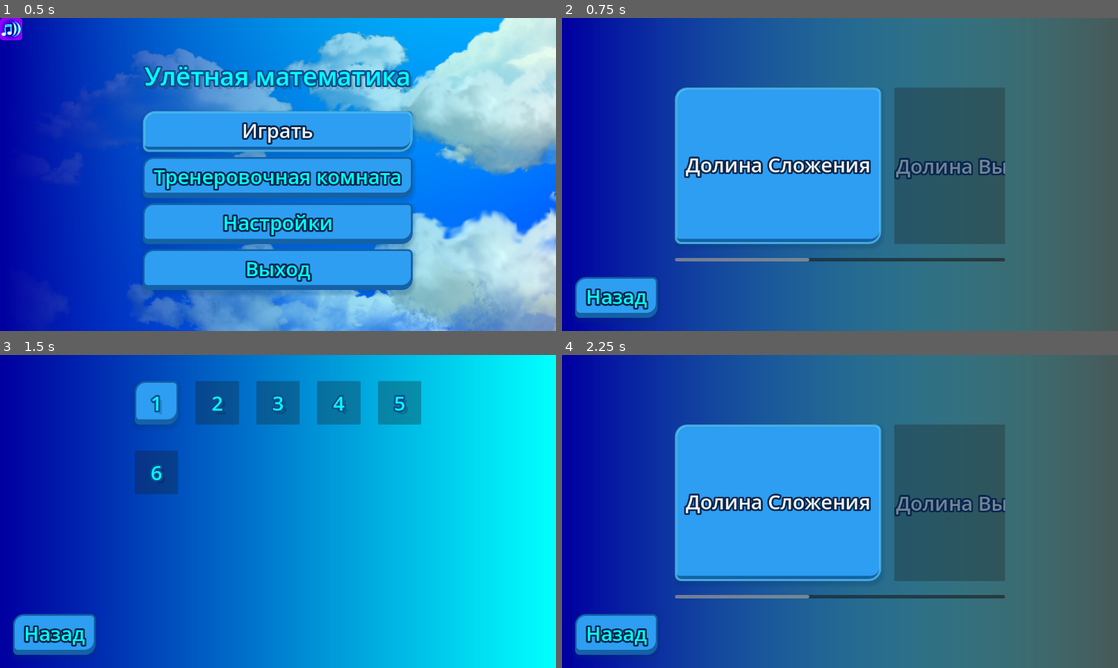
Above: before the commit, frames 1-4 (two rows, left to right).
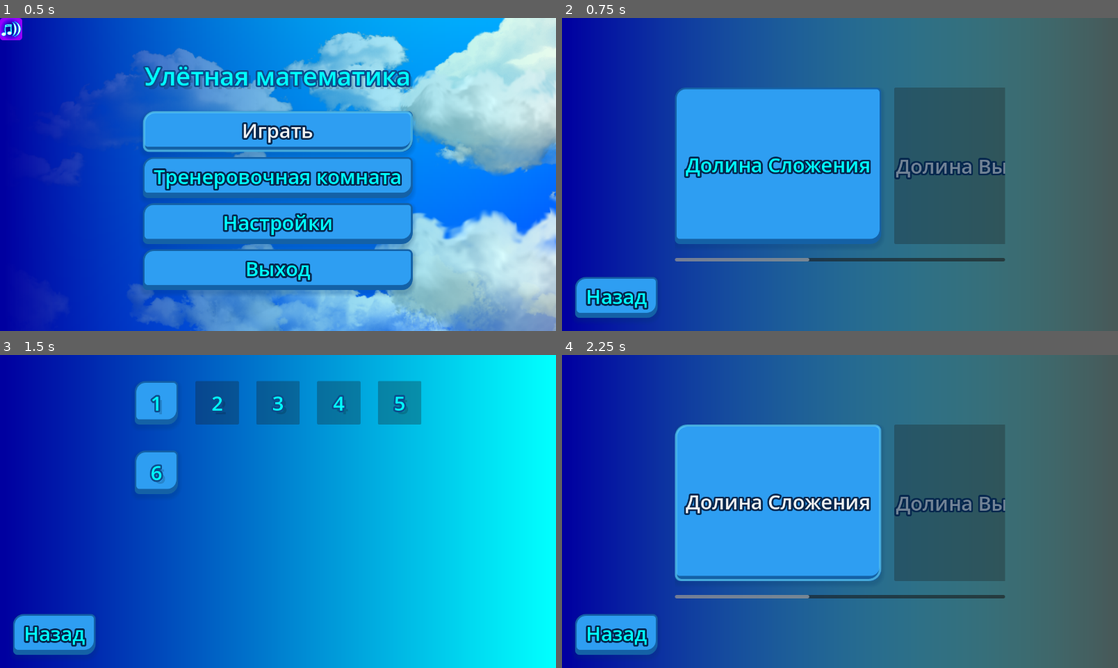
Above: after the commit, the same moments.

Repository: GGamezebo/quizmatik
Game: Godot game, scene res://main.tscn
The game is run twice, just before and just after one commit, with the same random seed, the same clock (stepped at 60 frames per second) and the same inputs. The engine's default icon, where the game draws it, is replaced by a stand-in: a white triangle on a blue panel in a dark square.
Inputs:
- Up to frame 1 (0.5 s): no input
- Up to frame 2 (0.75 s): click "Играть" at 0.5 s
- Up to frame 3 (1.5 s): click "Долина Сложения" at 1.25 s
- Up to frame 4 (2.25 s): click "Назад" at 2 s

Frame 1 is identical in both runs. In frame 2, 1.5% of the frame differs, in the area x 20-58%, y 22-73%; in frame 3, 1.0%; in frame 4, nothing differs.

Commit message:
implementation of is_examp mechanic

Diff:
--- a/main.tscn
+++ b/main.tscn
@@ -4,16 +4,12 @@
 [ext_resource type="PackedScene" uid="uid://fdo7cegg1sud" path="res://src/contexts/menu_context/menu_context.tscn" id="1_ig7tw"]
 [ext_resource type="PackedScene" uid="uid://cvayb5jfghll4" path="res://src/ui/loading_screen/loading_screen.tscn" id="2_0xm2m"]
 [ext_resource type="Resource" uid="uid://u571j6g52gih" path="res://src/common/levels/levels.tres" id="2_kek77"]
-[ext_resource type="Script" uid="uid://tx3yd3q8p763" path="res://src/common/levels/conditions.gd" id="4_4c57u"]
 [ext_resource type="Script" uid="uid://djxvf8yy7uqhl" path="res://src/contexts/main_context/account/persisten_data.gd" id="4_lquwl"]
 [ext_resource type="Resource" uid="uid://dcrksduinm357" path="res://src/common/user_settings.tres" id="5_4c57u"]
 [ext_resource type="Resource" uid="uid://jlqn1nvhge6" path="res://src/contexts/main_context/account/progress.tres" id="5_272bh"]
 [ext_resource type="AudioStream" uid="uid://bchaw1l2muu4w" path="res://assets/background_music.mp3" id="7_5vw27"]
+[ext_resource type="PackedScene" uid="uid://dvnnrqop6w6sc" path="res://src/contexts/main_context/account/progress_controller.tscn" id="8_4c57u"]
 [ext_resource type="Resource" uid="uid://gld8eub23u54" path="res://src/contexts/main_context/main_events.tres" id="8_dg77c"]
-[ext_resource type="Script" uid="uid://bpjyr4m3gtxpq" path="res://src/contexts/main_context/account/progress_controller.gd" id="9_efxa6"]
-
-[sub_resource type="Resource" id="Resource_efxa6"]
-script = ExtResource("4_4c57u")
 
 [sub_resource type="Environment" id="Environment_0xm2m"]
 glow_enabled = true
@@ -43,11 +39,7 @@
 _progress = ExtResource("5_272bh")
 main_event = ExtResource("8_dg77c")
 
-[node name="ProgressController" type="Node" parent="Account" unique_id=2015705160]
-script = ExtResource("9_efxa6")
-pdata = ExtResource("5_272bh")
-levelsConfig = ExtResource("2_kek77")
-conditions = SubResource("Resource_efxa6")
+[node name="ProgressController" parent="Account" unique_id=2109216065 instance=ExtResource("8_4c57u")]
 
 [node name="MusicPlayer" type="AudioStreamPlayer" parent="." unique_id=1216630300]
 stream = ExtResource("7_5vw27")
--- a/src/common/levels/levels.gd
+++ b/src/common/levels/levels.gd
@@ -108,3 +108,16 @@
 
 	push_warning("[ProgressManager] Warning: Level '" + str(level_id) + "' not found in container '" + container_id + "'.")
 	return null
+
+
+func is_level_exam(container_id: String, level_id: int) -> bool:
+	var container: Dictionary = find_container_in_config(container_id)
+	if container.is_empty():
+		return false
+
+	for level in container["levels"]:
+		if level.get("level_id") == level_id:
+			return level.get('is_exam', false)
+
+	push_warning("[ProgressManager] Warning: Level '" + str(level_id) + "' not found in container '" + container_id + "'.")
+	return false
--- a/src/contexts/game_context/game_context.tscn
+++ b/src/contexts/game_context/game_context.tscn
@@ -20,17 +20,12 @@
 [ext_resource type="PackedScene" uid="uid://bcowytgx55cwf" path="res://src/features/explosion/explosion.tscn" id="12_587mb"]
 [ext_resource type="Script" uid="uid://bm2tjky763w3k" path="res://src/contexts/game_context/ui/hud.gd" id="12_lu6cl"]
 [ext_resource type="Script" uid="uid://b8c13uei5f6xn" path="res://src/contexts/game_context/ui/lines.gd" id="13_2jcei"]
-[ext_resource type="Script" uid="uid://bpjyr4m3gtxpq" path="res://src/contexts/main_context/account/progress_controller.gd" id="14_k70fq"]
+[ext_resource type="PackedScene" uid="uid://dvnnrqop6w6sc" path="res://src/contexts/main_context/account/progress_controller.tscn" id="14_2jwt3"]
 [ext_resource type="Script" uid="uid://c31s1xkrtgnis" path="res://src/contexts/game_context/ui/answer_label.gd" id="14_wlohk"]
 [ext_resource type="Script" uid="uid://bb48gluxno1u" path="res://src/contexts/game_context/ui/ui_health.gd" id="15_6ktr1"]
 [ext_resource type="Script" uid="uid://cwfxgx56jwul8" path="res://src/contexts/game_context/game_logic/line_selector.gd" id="15_h2w07"]
-[ext_resource type="Resource" uid="uid://jlqn1nvhge6" path="res://src/contexts/main_context/account/progress.tres" id="15_wy78v"]
-[ext_resource type="Script" uid="uid://tx3yd3q8p763" path="res://src/common/levels/conditions.gd" id="16_4g4f7"]
 [ext_resource type="Texture2D" uid="uid://c4rcn50qkxusi" path="res://assets/icon.svg" id="17_emdi4"]
 [ext_resource type="Script" uid="uid://bujyufbdn6yo" path="res://src/contexts/game_context/ui/score.gd" id="19_73ia8"]
-
-[sub_resource type="Resource" id="Resource_vlftu"]
-script = ExtResource("16_4g4f7")
 
 [node name="GameContext" type="Node" unique_id=1179940708]
 script = ExtResource("1_j4hd0")
@@ -76,11 +71,7 @@
 air_plane = NodePath("../../Player/AirPlane")
 progress_controller = NodePath("ProgressController")
 
-[node name="ProgressController" type="Node" parent="GameManager/EndGameState" unique_id=973463372]
-script = ExtResource("14_k70fq")
-pdata = ExtResource("15_wy78v")
-levelsConfig = ExtResource("3_hmv8q")
-conditions = SubResource("Resource_vlftu")
+[node name="ProgressController" parent="GameManager/EndGameState" unique_id=2109216065 instance=ExtResource("14_2jwt3")]
 
 [node name="LineSelector" type="Node" parent="." unique_id=2097313372 node_paths=PackedStringArray("air_plane", "area")]
 script = ExtResource("15_h2w07")
--- a/src/contexts/game_context/game_logic/game_manager/game_states/end_game_state.gd
+++ b/src/contexts/game_context/game_logic/game_manager/game_states/end_game_state.gd
@@ -29,8 +29,7 @@
 	var extra_info = game_config.extra_info
 	if is_win and not extra_info.is_empty():
 		progress_controller.post_battle(
-			extra_info['container_id'],
-			extra_info['level_id'],
+			extra_info,
 			_calculate_stars(player.score)
 		)
 
--- a/src/contexts/main_context/account/progress_controller.gd
+++ b/src/contexts/main_context/account/progress_controller.gd
@@ -2,23 +2,22 @@
 extends Node
 
 @export var pdata: PDataProgress
-@export var levelsConfig: LevelsConfig
+@export var levels_config: LevelsConfig
 @export var conditions: Script
 
 
 func save() -> void:
 	ResourceUtils.save_resource_to_disk(pdata, pdata.SAVE_PATH)
 
-func post_battle(container_id: String, level_id: int, stars: int) -> void:
-	var levels = pdata.progress["levels"]
-	if not levels.has(container_id):
-		levels[container_id] = {"completed_levels": {}, "exam_passed": false}
-
-	var container_data = levels[container_id]
-	var prev_stars: int = container_data["completed_levels"].get(level_id, 0)
-	container_data["completed_levels"][level_id] = max(prev_stars, stars)
+func post_battle(extra_info: Dictionary, stars: int) -> void:
+	var container_id: String = extra_info['container_id']
+	var	level_id: int = extra_info['level_id']
+	var	is_exam: bool = extra_info['is_exam']
+	if is_exam:
+		pass_exam(container_id, stars)
+	else:
+		pass_level(container_id, level_id, stars)
 	save()
-
 
 func is_container_unlocked(container_id: String) -> bool:
 	var container_config = find_container_in_config(container_id)
@@ -42,6 +41,9 @@
 	if level_id == 1:
 		return true
 
+	if levels_config.is_level_exam(container_id, level_id):
+		return true
+
 	var prev_level_id = level_id - 1
 	var completed_levels = container_progress.get("completed_levels", {})
 
@@ -56,7 +58,16 @@
 	var stars = container_progress.get("completed_levels", {}).get(level_id, 0)
 	return stars
 
-func pass_container_exam(container_id: String, total_levels_in_pack: int) -> void:
+func pass_level(container_id: String, level_id: int, stars: int) -> void:
+	var levels = pdata.progress["levels"]
+	if not levels.has(container_id):
+		levels[container_id] = {"completed_levels": {}, "exam_passed": false}
+
+	var container_data = levels[container_id]
+	var prev_stars: int = container_data["completed_levels"].get(level_id, 0)
+	container_data["completed_levels"][level_id] = max(prev_stars, stars)
+
+func pass_exam(container_id: String, stars: int) -> void:
 	var levels = pdata.progress["levels"]
 	if not levels.has(container_id):
 		levels[container_id] = {"completed_levels": {}, "exam_passed": false}
@@ -64,49 +75,14 @@
 	var container_data = levels[container_id]
 	container_data["exam_passed"] = true
 
-	for l_id in range(1, total_levels_in_pack + 1):
-		if not container_data["completed_levels"].has(l_id):
-			container_data["completed_levels"][l_id] = 1 # Минимальный зачет
-
-	_unlock_next_container(container_id)
-	save()
-
-func _unlock_next_container(current_id: String) -> void:
-	var levels = levelsConfig.levels
-	if not levels.has("containers") or not (levels["containers"] is Array):
-		push_error("[ProgressManager] Error: Cannot unlock next container due to invalid config format.")
-		return
-
-	var containers_list: Array = levels["containers"]
-	var current_index: int = -1
-
-	# Find the index of the currently completed container
-	for i in range(containers_list.size()):
-		if containers_list[i].get("container_id") == current_id:
-			current_index = i
-			break
-
-	# If the current container wasn't found, we can't determine the next one
-	if current_index == -1:
-		push_error("[ProgressManager] Error: Current container '" + current_id + "' not found in config.")
-		return
-
-	# Check if there is a next container available in the array
-	var next_index: int = current_index + 1
-	if next_index < containers_list.size():
-		var next_container = containers_list[next_index]
-		var next_container_id: String = next_container.get("container_id", "")
-
-		if next_container_id.is_empty():
-			push_error("[ProgressManager] Error: Next container at index " + str(next_index) + " is missing a container_id.")
-			return
-	else:
-		# Reached the end of the line (e.g., player finished the last available pack in the game)
-		print("[ProgressManager] Info: No more containers left to unlock after '", current_id, "'.")
-
+	var config_levels = levels_config.find_container_in_config(container_id).get("levels", [])
+	for config_level in config_levels:
+		var level_id: int = config_level['level_id']
+		var prev_stars: int = container_data["completed_levels"].get(level_id, 0)
+		container_data["completed_levels"][level_id] = max(prev_stars, stars)
 
 func find_container_in_config(container_id: String) -> Dictionary:
-	var levels = levelsConfig.levels
+	var levels = levels_config.levels
 	if not levels.has("containers") or not (levels["containers"] is Array):
 		push_error("[ProgressManager] Error: Invalid level configuration format.")
 		return {}
--- /dev/null
+++ b/src/contexts/main_context/account/progress_controller.tscn
@@ -0,0 +1,12 @@
+[gd_scene format=3 uid="uid://dvnnrqop6w6sc"]
+
+[ext_resource type="Script" uid="uid://bpjyr4m3gtxpq" path="res://src/contexts/main_context/account/progress_controller.gd" id="1_8k8ik"]
+[ext_resource type="Resource" uid="uid://jlqn1nvhge6" path="res://src/contexts/main_context/account/progress.tres" id="2_b7kjd"]
+[ext_resource type="Resource" uid="uid://u571j6g52gih" path="res://src/common/levels/levels.tres" id="3_00pro"]
+[ext_resource type="Script" uid="uid://tx3yd3q8p763" path="res://src/common/levels/conditions.gd" id="4_iain2"]
+
+[node name="ProgressController" type="Node" unique_id=2109216065]
+script = ExtResource("1_8k8ik")
+pdata = ExtResource("2_b7kjd")
+levels_config = ExtResource("3_00pro")
+conditions = ExtResource("4_iain2")
--- a/src/contexts/menu_context/levels/level.gd
+++ b/src/contexts/menu_context/levels/level.gd
@@ -19,4 +19,4 @@
 		else:
 			stars[i].visible = false
 
-	self.disabled = not is_unlocked
+	self.disabled = not is_exam and not is_unlocked
--- a/src/contexts/menu_context/levels/levels_choice_window.gd
+++ b/src/contexts/menu_context/levels/levels_choice_window.gd
@@ -9,11 +9,11 @@
 
 
 func _ready() -> void:
-	_render_packs_menu()
+	visibility_changed.connect(_on_visibility_changed)
 	level_selection_window.back_button.pressed.connect(windows_stack_manager.close_stacked_window)
+	_update_window()
 
-
-func _render_packs_menu() -> void:
+func _update_window() -> void:
 	for child in packs_list_container.get_children():
 		child.queue_free()
 
@@ -41,3 +41,7 @@
 func _on_pack_enter_requested(container_id: String) -> void:
 	level_selection_window.initialize(container_id)
 	windows_stack_manager.open_stacked_window(level_selection_window)
+
+func _on_visibility_changed():
+	if is_visible_in_tree():
+		_update_window()
--- a/src/contexts/menu_context/levels/levels_selection.tscn
+++ b/src/contexts/menu_context/levels/levels_selection.tscn
@@ -2,10 +2,10 @@
 
 [ext_resource type="PackedScene" uid="uid://c5lvxj06c7cww" path="res://src/contexts/menu_context/levels/level.tscn" id="1_dluyd"]
 [ext_resource type="Script" uid="uid://dyd76vl3xqfew" path="res://src/contexts/menu_context/levels/levels_selection.gd" id="1_k33vu"]
+[ext_resource type="Resource" uid="uid://gld8eub23u54" path="res://src/contexts/main_context/main_events.tres" id="2_e017k"]
 [ext_resource type="Resource" uid="uid://u571j6g52gih" path="res://src/common/levels/levels.tres" id="3_c7uxm"]
 [ext_resource type="Resource" uid="uid://jlqn1nvhge6" path="res://src/contexts/main_context/account/progress.tres" id="4_wsbu4"]
-[ext_resource type="Script" uid="uid://bpjyr4m3gtxpq" path="res://src/contexts/main_context/account/progress_controller.gd" id="5_e017k"]
-[ext_resource type="Script" uid="uid://tx3yd3q8p763" path="res://src/common/levels/conditions.gd" id="6_e017k"]
+[ext_resource type="PackedScene" uid="uid://dvnnrqop6w6sc" path="res://src/contexts/main_context/account/progress_controller.tscn" id="5_wsbu4"]
 
 [sub_resource type="Gradient" id="Gradient_r3o0b"]
 colors = PackedColorArray(0, 0, 0.627451, 1, 0, 1, 1, 1)
@@ -21,6 +21,7 @@
 grow_horizontal = 2
 grow_vertical = 2
 script = ExtResource("1_k33vu")
+main_events = ExtResource("2_e017k")
 grid_container = NodePath("CenterContainer/MarginContainer/GridContainer")
 level_button = ExtResource("1_dluyd")
 levels = ExtResource("3_c7uxm")
@@ -29,11 +30,7 @@
 progress = NodePath("ProgressController")
 back_button = NodePath("MarginContainer/Back")
 
-[node name="ProgressController" type="Node" parent="." unique_id=2043119532]
-script = ExtResource("5_e017k")
-pdata = ExtResource("4_wsbu4")
-levelsConfig = ExtResource("3_c7uxm")
-conditions = ExtResource("6_e017k")
+[node name="ProgressController" parent="." unique_id=2109216065 instance=ExtResource("5_wsbu4")]
 
 [node name="TextureRect" type="TextureRect" parent="." unique_id=1248577389]
 layout_mode = 1
--- a/src/contexts/menu_context/menu_context.tscn
+++ b/src/contexts/menu_context/menu_context.tscn
@@ -14,10 +14,8 @@
 [ext_resource type="Script" uid="uid://duom6pk08ldyp" path="res://src/contexts/menu_context/levels/levels_choice_window.gd" id="11_3k6yn"]
 [ext_resource type="PackedScene" uid="uid://dpecfsso1dokv" path="res://src/contexts/menu_context/levels/level_container.tscn" id="13_a4m0n"]
 [ext_resource type="Resource" uid="uid://u571j6g52gih" path="res://src/common/levels/levels.tres" id="13_dwe1a"]
-[ext_resource type="Script" uid="uid://bpjyr4m3gtxpq" path="res://src/contexts/main_context/account/progress_controller.gd" id="14_6400f"]
-[ext_resource type="Resource" uid="uid://jlqn1nvhge6" path="res://src/contexts/main_context/account/progress.tres" id="15_dlu52"]
+[ext_resource type="PackedScene" uid="uid://dvnnrqop6w6sc" path="res://src/contexts/main_context/account/progress_controller.tscn" id="14_cjfjs"]
 [ext_resource type="PackedScene" uid="uid://bvsvg4k1oa70y" path="res://src/contexts/menu_context/levels/levels_selection.tscn" id="15_foifc"]
-[ext_resource type="Script" uid="uid://tx3yd3q8p763" path="res://src/common/levels/conditions.gd" id="16_osakx"]
 
 [sub_resource type="Gradient" id="Gradient_kcyx7"]
 colors = PackedColorArray(0, 0, 0.627451, 1, 0, 1, 1, 0.072000004)
@@ -163,11 +161,7 @@
 windows_stack_manager = NodePath("../StackWindowController")
 level_selection_window = NodePath("LevelsSelection")
 
-[node name="ProgressController" type="Node" parent="UI/LevelsWindow" unique_id=1054897702]
-script = ExtResource("14_6400f")
-pdata = ExtResource("15_dlu52")
-levelsConfig = ExtResource("13_dwe1a")
-conditions = ExtResource("16_osakx")
+[node name="ProgressController" parent="UI/LevelsWindow" unique_id=2109216065 instance=ExtResource("14_cjfjs")]
 
 [node name="TextureRect" type="TextureRect" parent="UI/LevelsWindow" unique_id=1822700520]
 layout_mode = 1
@@ -234,7 +228,6 @@
 [node name="LevelsSelection" parent="UI/LevelsWindow" unique_id=519807597 instance=ExtResource("15_foifc")]
 visible = false
 layout_mode = 1
-main_events = ExtResource("2_35kkh")
 
 [node name="TrainingRoomWindow" type="Control" parent="UI" unique_id=326554877 node_paths=PackedStringArray("params_container")]
 visible = false
--- a/src/levels/level_6.tres
+++ b/src/levels/level_6.tres
@@ -4,5 +4,5 @@
 
 [resource]
 script = ExtResource("1_08yqy")
-questions_count = 10
+questions_count = 1
 answer_speed = 280.0
